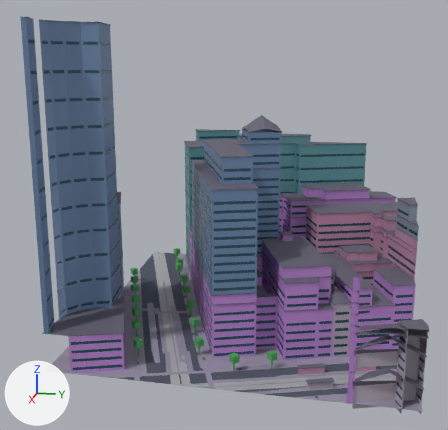
An edit to the glTF model public/maps/melbourne/chunks/2_-18.glb, drawn before and after from the same camera.
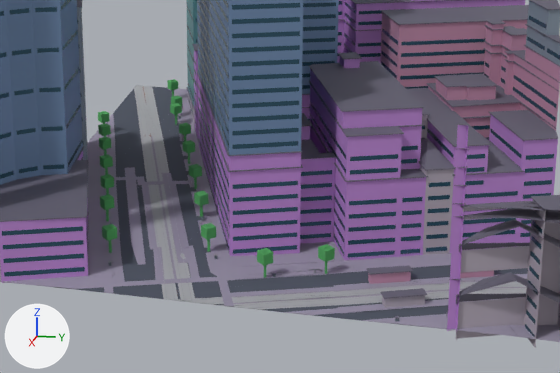
Each version is shown whole from a 50 mm camera at (526.2, 2140.8, 127.8) aimed at (298.8, 2095.3, 71.0), then close up on the part from 16% to 93% of the width and 46% to 100% of the height. The axes (+X, +Y, +Z) are drawn at lower left. The lights are the same throughout. The older version's two pictures come first. Where no turn or scale is listed for an object, it has been applied to the vertices. Vertices at exactly the same position are counted once.

Before the edit, the objects in view are built like this:
```python
me_mesh_0 = bpy.data.meshes.new('Mesh_0')
me_mesh_0.from_pydata(...)  # 9910 vertices, 10876 faces; spans x -60.4..60.4, y -60.4..60.4, z -57.8..57.8
me_mesh_0.materials.append(mat_asphalt)  # greyish blue #4f5563
me_mesh_0.materials.append(mat_pavement)  # grey #9a93a8
me_mesh_0.materials.append(mat_commercial)  # purple #b985cf
me_mesh_0.materials.append(mat_commercial_rose)  # pink #bf8ba8
me_mesh_0.materials.append(mat_commercial_stone)  # grey #afa6b3
me_mesh_0.materials.append(mat_skyscraper)  # blue #718caf
me_mesh_0.materials.append(mat_skyscraper_slate)  # greyish blue #8997a6
me_mesh_0.materials.append(mat_skyscraper_teal)  # cyan #6199a0
me_mesh_0.materials.append(mat_window)  # dark blue #355b6f
me_mesh_0.materials.append(mat_vegetation)  # green #50a65d
me_mesh_0.materials.append(mat_prop)  # greyish blue #697681
me_mesh_0.materials.append(mat_marking)  # white #f8f6e5
me_mesh_0.materials.append(mat_rail)  # grey #9ea2a8
me_mesh_0.materials.append(mat_concrete)  # grey #adafb3
me_mesh_0.materials.append(mat_cycleway)  # brown #9e7669
me_mesh_0.materials.append(mat_roof_membrane)  # grey #696576
ob_compiled_chunk = bpy.data.objects.new('compiled-chunk', me_mesh_0)
ob_compiled_chunk.location = (293.6, 2106.4, 82.9)
```
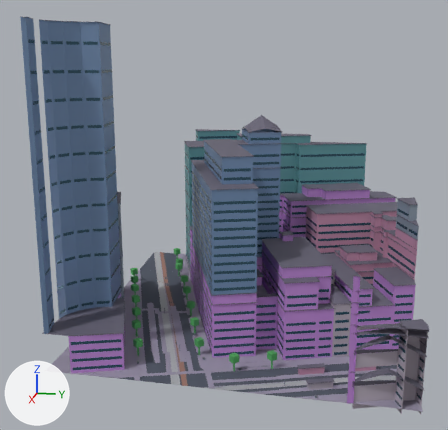
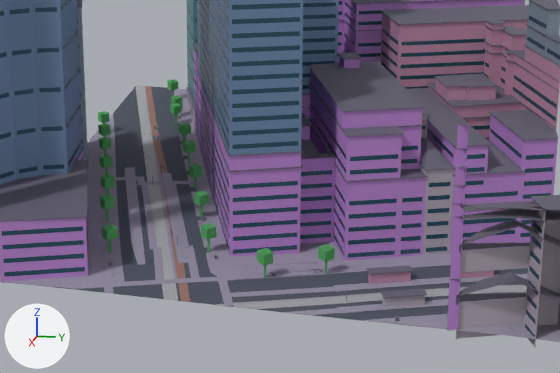
Edits to the bpy script that builds the scene:
```text
Change me_mesh_0:
    used by ob_compiled_chunk; location = (293.6, 2106.4, 82.9)
    remove me_mesh_0.from_pydata(...)  # 9910 vertices, 10876 faces; spans x -60.4..60.4, y -60.4..60.4, z -57.8..57.8
    add me_mesh_0.from_pydata(...)  # 9321 vertices, 10006 faces; spans x -60.4..60.4, y -60.4..60.4, z -57.8..57.8
    me_mesh_0 part 1: the loose piece of 64 vertices spanning x 37.5..59.2, y 4.7..59.6, z -55.9..-54.3 is rebuilt with 28 vertices and now spans x 42.7..60.4, y -6.6..42.9, z -54.8..-54.2
    me_mesh_0 part 2: the loose piece of 46 vertices spanning x 39.8..58.1, y 6.6..59.6, z -55.7..-54.3 is rebuilt with 23 vertices and now spans x 45.1..60.4, y -0.5..41.4, z -54.7..-54.2
    me_mesh_0 part 3: the loose piece of 38 vertices spanning x -59.6..5.4, y -57.4..-32.9, z -53.5..-49.2 is rebuilt with 65 vertices and now spans x -44.5..37.6, y -54.5..-24.6, z -54.2..-50.4
    me_mesh_0 part 4: the loose piece of 32 vertices spanning x 47.1..60.4, y -15.3..23.2, z -54.7..-54.1 is rebuilt with 26 vertices and now spans x 43.8..60.4, y -4.7..40.9, z -54.7..-54.2, in mat_rail (grey #9ea2a8)
    me_mesh_0 part 5: the loose piece of 32 vertices spanning x 34.0..50.6, y 19.7..59.6, z -55.9..-54.5 is rebuilt with 23 vertices and now spans x 36.3..46.3, y 39.3..59.6, z -55.9..-54.7
    me_mesh_0 part 6: 12 vertices moved from x -59.6..58.7, y -60.4..-17.0, z -54.3..-49.3 to x -59.6..54.7, y -60.4..-16.9, z -54.4..-49.3; 653 vertices removed from x -59.6..60.4, y -60.4..-10.5, z -54.5..-49.1; 141 vertices added at x -59.6..60.4, y -60.4..-14.0, z -54.3..-49.1
    other edits to the shape of me_mesh_0 do not show in these pictures
```

Where the change shows, as pixel boxes (x1, y1, x2, y2) in the close-ups (560 x 373 px):
part 1 of me_mesh_0, rebuilt (7% narrower): before (276, 288, 527, 308); after (215, 288, 449, 309)
part 2 of me_mesh_0, rebuilt: before (292, 293, 493, 306); after (248, 293, 449, 308)
part 3 of me_mesh_0, rebuilt (40% taller): before (145, 86, 163, 181); after (140, 108, 159, 241)
part 4 of me_mesh_0, rebuilt: before (175, 289, 373, 305); after (238, 290, 442, 305)
part 5 of me_mesh_0, rebuilt: before (358, 282, 527, 295); after (459, 285, 527, 294)
part 6 of me_mesh_0, cut back: before (134, 85, 196, 303); after (135, 85, 178, 301)
